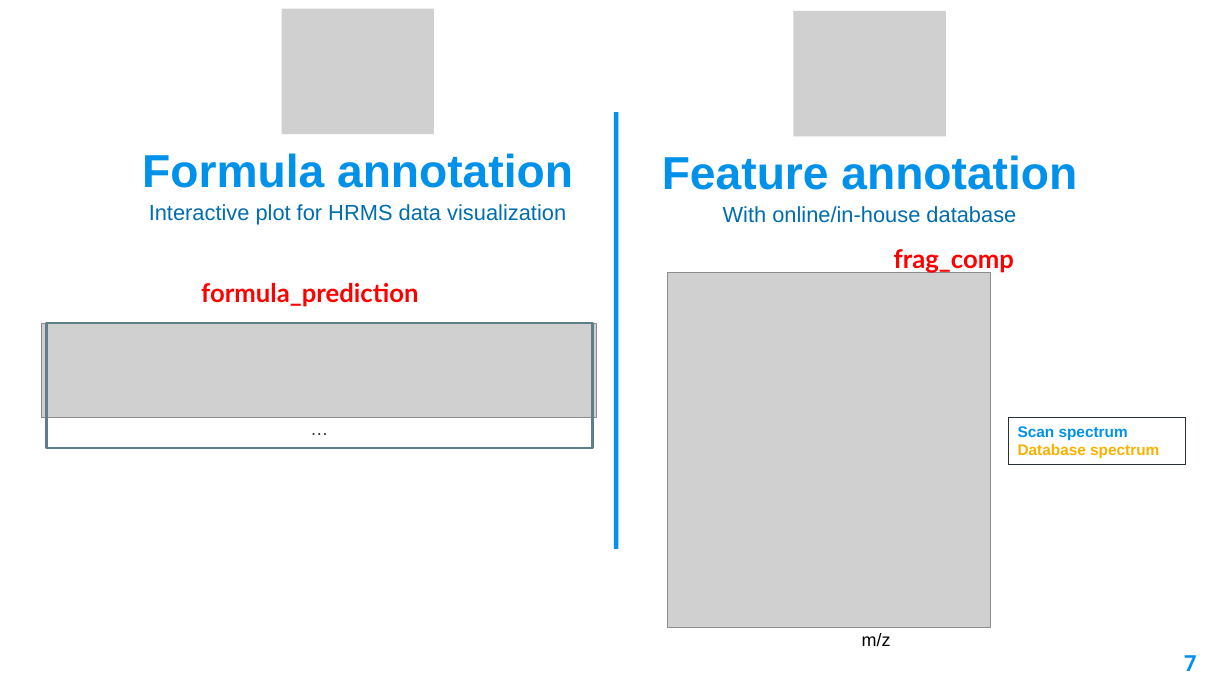
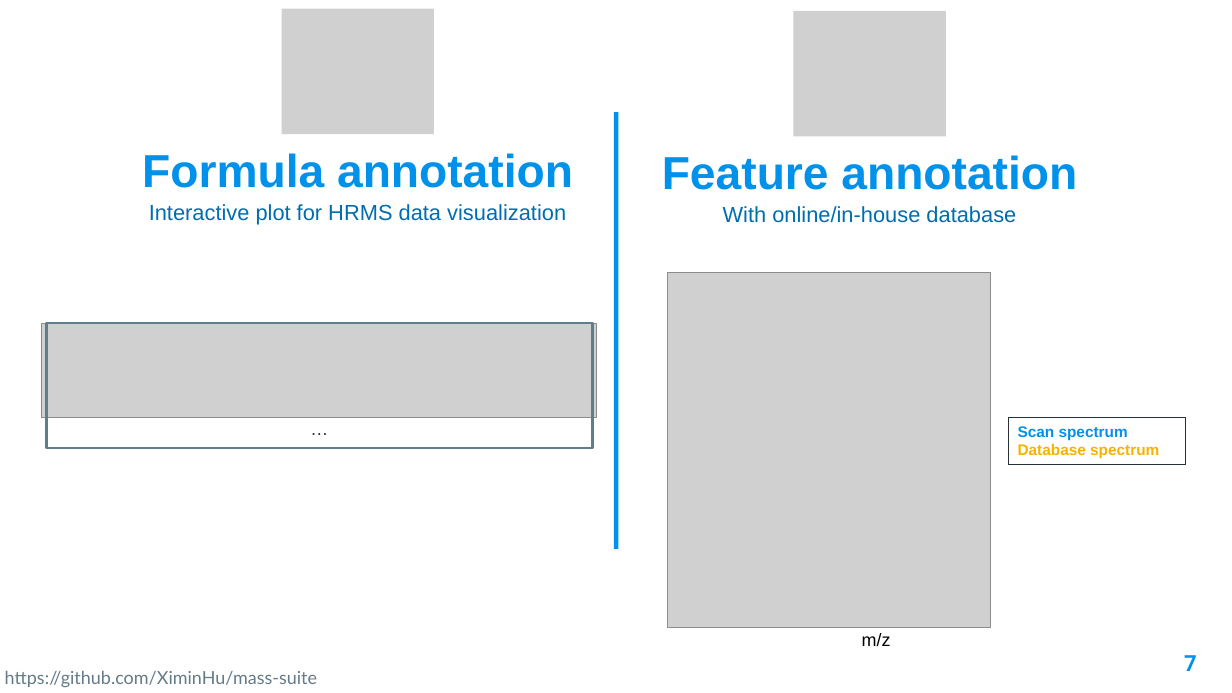
Before and after one commit to XiminHu/mass-suite, a slide deck: slide 7 of doc/20210326 ACS presentation.pptx. Drawn at 1232x693 pixels with LibreOffice and Linux fonts; fonts in the diff are those of the drawing; grey boxes stand for pictures. Boxes give left, top, right and bottom in pixels: in the first picture for what was removed or moved away, otherwise in the second. Text is boxed around its words. In the diff, an @@ line names an element or a change of style, - is before the commit and + after.

```diff
--- a/doc/20210326 ACS presentation.pptx
+++ b/doc/20210326 ACS presentation.pptx
@@ text removed at <box>894,249,1014,273</box> @@
-frag_comp
@@ text removed at <box>201,283,418,307</box> @@
-formula_prediction
@@ text added at <box>5,671,317,687</box>, 14 pt, text #657B89 @@
+  https://github.com/XiminHu/mass-suite
```
Also in this commit, not shown: 16 other slides changed, 1 slide added, 1 slide removed, 22 other files.
